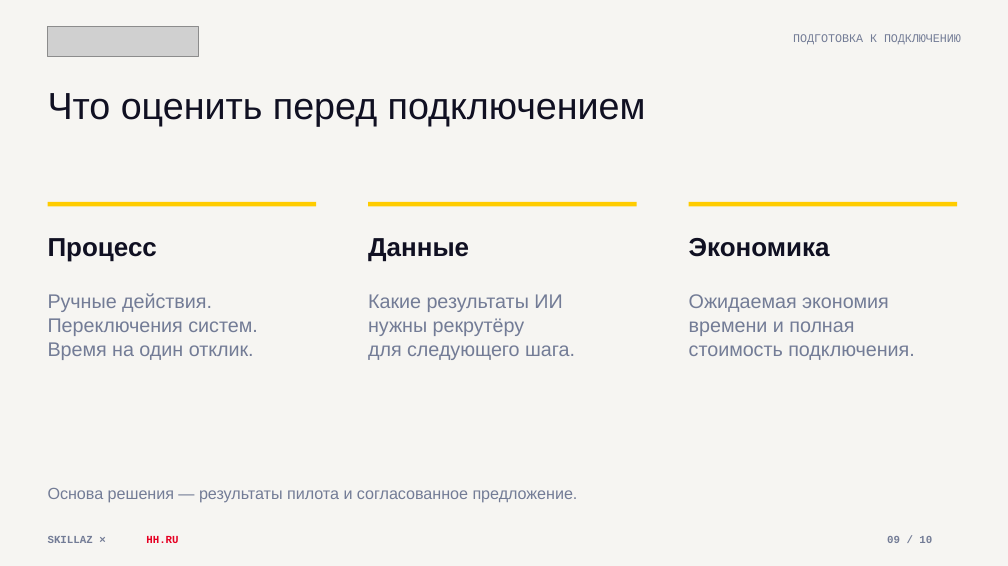
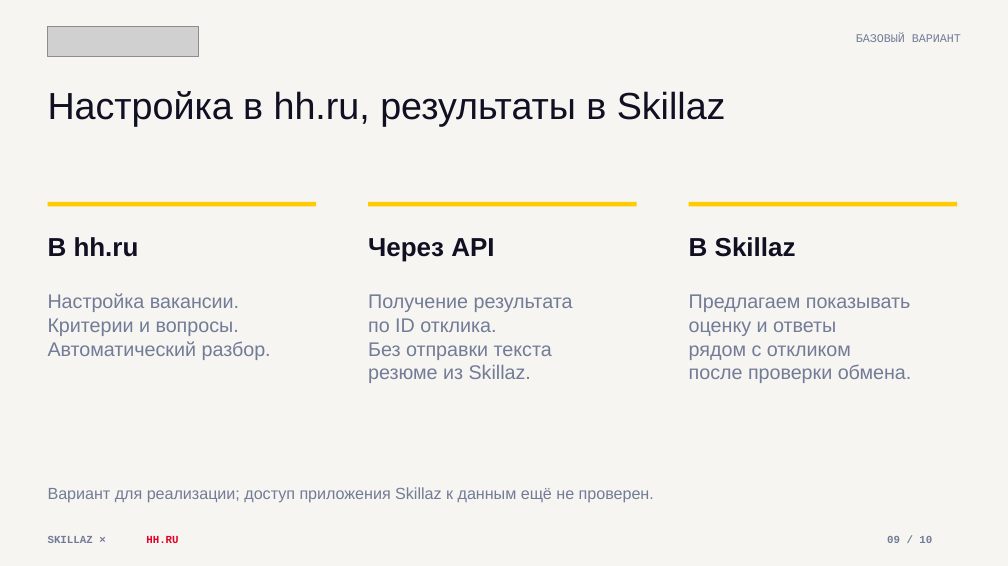
Before and after one commit to nastenakargina17-sudo/skillaz-hh-presentation, a slide deck: slide 9 of Skillaz-hh-Integration.pptx. Drawn at 1008x566 pixels with LibreOffice and Linux fonts; fonts in the diff are those of the drawing; grey boxes stand for pictures. Boxes give left, top, right and bottom in pixels: in the first picture for what was removed or moved away, otherwise in the second. Text is boxed around its words. In the diff, an @@ line names an element or a change of style, - is before the commit and + after.

```diff
--- a/Skillaz-hh-Integration.pptx
+++ b/Skillaz-hh-Integration.pptx
@@ text at bbox=[856, 33, 961, 42]: text changed @@
-ПОДГОТОВКА К ПОДКЛЮЧЕНИЮ
+БАЗОВЫЙ ВАРИАНТ
@@ text at bbox=[48, 91, 726, 126]: text changed @@
-Что оценить перед подключением
+Настройка в hh.ru, результаты в Skillaz
@@ text at bbox=[48, 237, 139, 257]: text changed @@
-Процесс
+В hh.ru
@@ text at bbox=[368, 238, 494, 262]: text changed @@
-Данные
+Через API
@@ text at bbox=[689, 237, 796, 257]: text changed @@
-Экономика
+В Skillaz
@@ text at bbox=[48, 293, 271, 360]: text changed @@
-Ручные действия.
-Переключения систем.
-Время на один отклик.
+Настройка вакансии.
+Критерии и вопросы.
+Автоматический разбор.
@@ text at bbox=[368, 294, 573, 383]: text changed @@
-Какие результаты ИИ
-нужны рекрутёру
-для следующего шага.
+Получение результата
+по ID отклика.
+Без отправки текста
+резюме из Skillaz.
@@ text at bbox=[689, 294, 912, 383]: text changed @@
-Ожидаемая экономия
-времени и полная
-стоимость подключения.
+Предлагаем показывать
+оценку и ответы
+рядом с откликом
+после проверки обмена.
@@ text at bbox=[48, 487, 654, 503]: text changed @@
-Основа решения — результаты пилота и согласованное предложение.
+Вариант для реализации; доступ приложения Skillaz к данным ещё не проверен.
```
Also in this commit, not shown: 4 other slides changed, 2 slides added, 2 slides removed, 1 other file.
